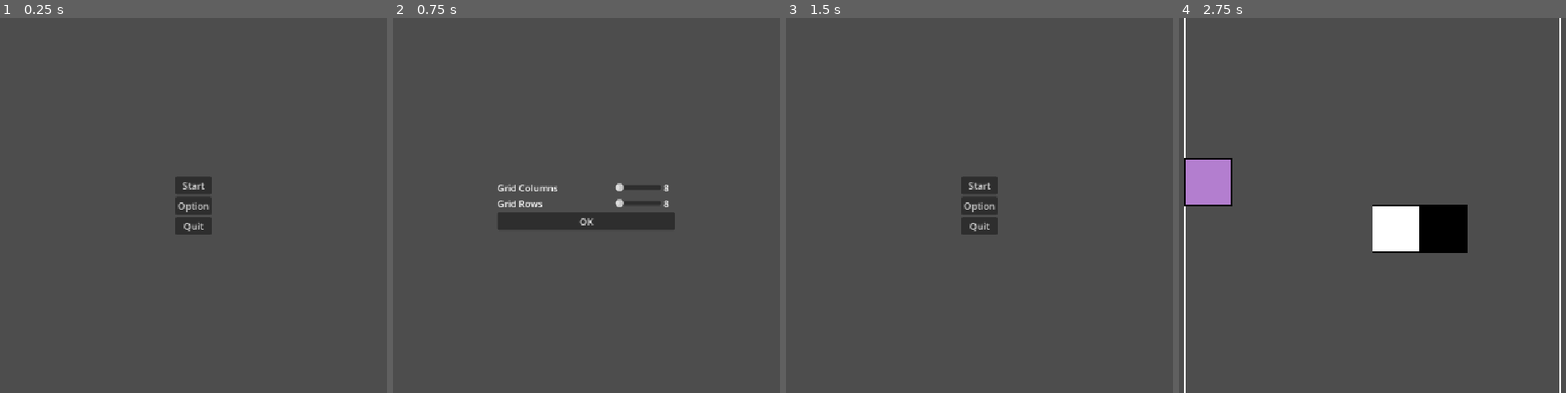
Above: before the commit, frames 1-4 (left to right).
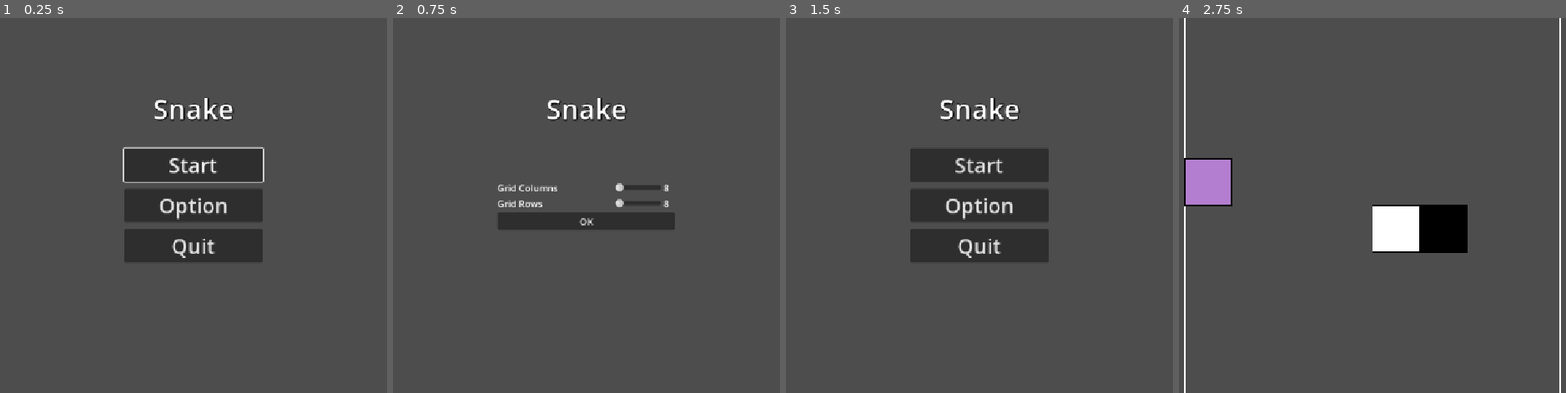
Above: after the commit, the same moments.

Repository: zml9167/snake
Game: Godot game, scene res://scenes/main/main.tscn
The game is run twice, just before and just after one commit, with the same random seed, the same clock (stepped at 60 frames per second) and the same inputs.
Inputs:
- Up to frame 1 (0.25 s): no input
- Up to frame 2 (0.75 s): click "Option" at 0.5 s
- Up to frame 3 (1.5 s): click "OK" at 1.25 s
- Up to frame 4 (2.75 s): click "Start" at 2 s

The runs differ from the first frame. In frame 1, 9.4% of the frame differs, in the area x 31-69%, y 21-66%; in frame 2, 0.6%; in frame 3, 9.1%; in frame 4, nothing differs.

Commit message:
Add controller input and improve main menu
Co-authored-by: Copilot <223556219+Copilot@users.noreply.github.com>

Diff:
--- a/project.godot
+++ b/project.godot
@@ -29,11 +29,20 @@
 
 [input]
 
+ui_accept={
+"deadzone": 0.5,
+"events": [Object(InputEventKey,"resource_local_to_scene":false,"resource_name":"","device":16,"window_id":0,"alt_pressed":false,"shift_pressed":false,"ctrl_pressed":false,"meta_pressed":false,"pressed":false,"keycode":4194309,"physical_keycode":0,"key_label":0,"unicode":0,"location":0,"echo":false,"script":null)
+, Object(InputEventKey,"resource_local_to_scene":false,"resource_name":"","device":16,"window_id":0,"alt_pressed":false,"shift_pressed":false,"ctrl_pressed":false,"meta_pressed":false,"pressed":false,"keycode":4194310,"physical_keycode":0,"key_label":0,"unicode":0,"location":0,"echo":false,"script":null)
+, Object(InputEventKey,"resource_local_to_scene":false,"resource_name":"","device":16,"window_id":0,"alt_pressed":false,"shift_pressed":false,"ctrl_pressed":false,"meta_pressed":false,"pressed":false,"keycode":32,"physical_keycode":0,"key_label":0,"unicode":32,"location":0,"echo":false,"script":null)
+, Object(InputEventJoypadButton,"resource_local_to_scene":false,"resource_name":"","device":-1,"button_index":0,"pressure":0.0,"pressed":true,"script":null)
+]
+}
 move_up={
 "deadzone": 0.2,
 "events": [Object(InputEventKey,"resource_local_to_scene":false,"resource_name":"","device":-1,"window_id":0,"alt_press …(192 unchanged characters)…
 , Object(InputEventKey,"resource_local_to_scene":false,"resource_name":"","device":-1,"window_id":0,"alt_pressed":false …(186 unchanged characters)…
 , Object(InputEventJoypadButton,"resource_local_to_scene":false,"resource_name":"","device":-1,"button_index":11,"pressure":0.0,"pressed":false,"script":null)
+, Object(InputEventJoypadMotion,"resource_local_to_scene":false,"resource_name":"","device":-1,"axis":1,"axis_value":-1.0,"script":null)
 ]
 }
 move_down={
@@ -41,6 +50,7 @@
 "events": [Object(InputEventKey,"resource_local_to_scene":false,"resource_name":"","device":-1,"window_id":0,"alt_press …(192 unchanged characters)…
 , Object(InputEventKey,"resource_local_to_scene":false,"resource_name":"","device":-1,"window_id":0,"alt_pressed":false …(186 unchanged characters)…
 , Object(InputEventJoypadButton,"resource_local_to_scene":false,"resource_name":"","device":-1,"button_index":12,"pressure":0.0,"pressed":false,"script":null)
+, Object(InputEventJoypadMotion,"resource_local_to_scene":false,"resource_name":"","device":-1,"axis":1,"axis_value":1.0,"script":null)
 ]
 }
 move_right={
@@ -48,6 +58,7 @@
 "events": [Object(InputEventKey,"resource_local_to_scene":false,"resource_name":"","device":-1,"window_id":0,"alt_press …(192 unchanged characters)…
 , Object(InputEventKey,"resource_local_to_scene":false,"resource_name":"","device":-1,"window_id":0,"alt_pressed":false …(186 unchanged characters)…
 , Object(InputEventJoypadButton,"resource_local_to_scene":false,"resource_name":"","device":-1,"button_index":14,"pressure":0.0,"pressed":false,"script":null)
+, Object(InputEventJoypadMotion,"resource_local_to_scene":false,"resource_name":"","device":-1,"axis":0,"axis_value":1.0,"script":null)
 ]
 }
 move_left={
@@ -55,10 +66,12 @@
 "events": [Object(InputEventKey,"resource_local_to_scene":false,"resource_name":"","device":-1,"window_id":0,"alt_press …(191 unchanged characters)…
 , Object(InputEventKey,"resource_local_to_scene":false,"resource_name":"","device":-1,"window_id":0,"alt_pressed":false …(186 unchanged characters)…
 , Object(InputEventJoypadButton,"resource_local_to_scene":false,"resource_name":"","device":-1,"button_index":13,"pressure":0.0,"pressed":false,"script":null)
+, Object(InputEventJoypadMotion,"resource_local_to_scene":false,"resource_name":"","device":-1,"axis":0,"axis_value":-1.0,"script":null)
 ]
 }
 speed_up={
 "deadzone": 0.2,
 "events": [Object(InputEventKey,"resource_local_to_scene":false,"resource_name":"","device":-1,"window_id":0,"alt_press …(191 unchanged characters)…
+, Object(InputEventJoypadButton,"resource_local_to_scene":false,"resource_name":"","device":-1,"button_index":0,"pressure":0.0,"pressed":true,"script":null)
 ]
 }
--- a/scenes/game/game.gd
+++ b/scenes/game/game.gd
@@ -8,6 +8,7 @@
 const BOOST_SCALE := 0.5        # 按住加速键时的间隔倍率
 const START_LENGTH := 2         # 初始蛇长
 const MAX_QUEUED_DIRECTIONS := 2 # 最多缓存两次转向，避免快速二连转向丢失
+const MOVE_THRESHOLD := 0.65
 
 @export var food_color: Color = Color(randf(), randf(), randf(), 1.0)
 @export var snake_head_color = Color.BLACK
@@ -22,12 +23,17 @@
 var _snake_nodes: Array[Block]
 var _head_index: int
 var _snake_length: int
-var _direction: Vector2 = Vector2.RIGHT
-var _direction_queue: Array[Vector2] = []
+var _direction := Vector2.RIGHT
+var _direction_queue: Array[Vector2]
+var _direction_index: int = -1
 var _grid: GameGrid
 var _is_game_over: bool = false
 var _start_index: int
 var _last_tail_position: Vector2
+
+
+func _init() -> void:
+	_direction_queue.resize(MAX_QUEUED_DIRECTIONS)
 
 
 func _init_grid() -> void:
@@ -68,8 +74,24 @@
 		return
 
 	var interval := _tick_interval()
-	if is_equal_approx(timer.wait_time, interval) == false:
+	if not is_equal_approx(timer.wait_time, interval):
 		timer.wait_time = interval
+
+	var requested: Vector2 = Input.get_vector("move_left", "move_right", "move_up", "move_down")
+	if requested.is_zero_approx():
+		return
+	if abs(requested.x) > MOVE_THRESHOLD: requested.x = roundf(requested.x)
+	else: requested.x = 0.0
+	if abs(requested.y) > MOVE_THRESHOLD: requested.y = roundf(requested.y)
+	else: requested.y = 0.0
+	var last_direction := _direction
+	if _direction_index >= 0:
+		last_direction = _direction_queue[_direction_index]
+	if requested.is_equal_approx(last_direction) or (requested + last_direction).is_zero_approx():
+		return
+	if _direction_index < MAX_QUEUED_DIRECTIONS - 1:
+		_direction_index += 1
+		_direction_queue[_direction_index] = requested
 
 
 # 当前每步耗时：基础值随蛇长递减，按住加速键再乘倍率，最后夹到下限
@@ -79,35 +101,6 @@
 	if Input.is_action_pressed("speed_up"):
 		interval *= BOOST_SCALE
 	return maxf(interval, MIN_INTERVAL)
-
-
-func _unhandled_input(event: InputEvent) -> void:
-	if _is_game_over:
-		return
-
-	var requested := Vector2.ZERO
-	if event.is_action_pressed("move_left"):
-		requested = Vector2.LEFT
-	elif event.is_action_pressed("move_right"):
-		requested = Vector2.RIGHT
-	elif event.is_action_pressed("move_up"):
-		requested = Vector2.UP
-	elif event.is_action_pressed("move_down"):
-		requested = Vector2.DOWN
-	else:
-		return
-	get_viewport().set_input_as_handled()
-
-	if requested == Vector2.ZERO:
-		return
-
-	var last_direction := _direction
-	if not _direction_queue.is_empty():
-		last_direction = _direction_queue[-1]
-	if requested == last_direction or (requested + last_direction).is_zero_approx():
-		return
-	if _direction_queue.size() < MAX_QUEUED_DIRECTIONS:
-		_direction_queue.push_back(requested)
 
 
 func _draw_boundary():
@@ -206,11 +199,14 @@
 	if _is_game_over:
 		return
 
-	while _direction_queue.is_empty() == false:
-		var next: Vector2 = _direction_queue.pop_front()
-		if (next + _direction).is_zero_approx() == false:
-			_direction = next
-			break
+	while _direction_index >= 0:
+		var next: Vector2 = _direction_queue[_direction_index]
+		_direction_index -= 1
+		if is_zero_approx(_direction.x) and not is_zero_approx(next.x):
+			_direction = Vector2(next.x, 0)
+		elif is_zero_approx(_direction.y) and not is_zero_approx(next.y):
+			_direction = Vector2(0, next.y)
+		break
 
 	var head = _update_snake_head()
 	if food.position.is_equal_approx(head.position):
--- a/scenes/game/game.tscn
+++ b/scenes/game/game.tscn
@@ -5,7 +5,6 @@
 
 [node name="Game" type="Node2D" unique_id=1497943344]
 script = ExtResource("1_sul5r")
-self_collision = null
 
 [node name="Timer" type="Timer" parent="." unique_id=1241425371]
 
--- a/scenes/main/main.gd
+++ b/scenes/main/main.gd
@@ -1,9 +1,14 @@
-extends Node
+extends Control
 
 @export var config: GameConfig
 
-@onready var button_group: VBoxContainer = $Control/ButtonGroup
-@onready var options: VBoxContainer = $Control/Options
+@onready var options: VBoxContainer = $Options
+@onready var button_group: VBoxContainer = $ButtonGroup
+@onready var start: Button = $ButtonGroup/Start
+
+
+func _ready() -> void:
+	start.grab_focus()
 
 
 func _on_start_pressed() -> void:
--- a/scenes/main/main.tscn
+++ b/scenes/main/main.tscn
@@ -2,47 +2,71 @@
 
 [ext_resource type="Script" uid="uid://butg5tr3c3ek0" path="res://scenes/main/main.gd" id="1_am8c5"]
 [ext_resource type="PackedScene" uid="uid://dtdprg0nnvtjs" path="res://scenes/main/options.tscn" id="2_iuonh"]
-[ext_resource type="Resource" uid="uid://bbvo6oqv6aw0x" path="res://resourse/data/game_config.tres" id="2_k2fmo"]
 
-[node name="Main" type="Node" unique_id=1900588563]
-script = ExtResource("1_am8c5")
-config = ExtResource("2_k2fmo")
+[sub_resource type="LabelSettings" id="LabelSettings_iuonh"]
+font_size = 48
+outline_size = 2
+outline_color = Color(0, 0, 0, 1)
+shadow_size = 4
+shadow_color = Color(0, 0, 0, 1)
 
-[node name="Control" type="Control" parent="." unique_id=1450510885]
+[node name="Main" type="Control" unique_id=1450510885]
 layout_mode = 3
 anchors_preset = 15
 anchor_right = 1.0
 anchor_bottom = 1.0
 grow_horizontal = 2
 grow_vertical = 2
+script = ExtResource("1_am8c5")
 
-[node name="ButtonGroup" type="VBoxContainer" parent="Control" unique_id=47054622]
+[node name="Label" type="Label" parent="." unique_id=1377003402]
 layout_mode = 1
 anchors_preset = 8
 anchor_left = 0.5
 anchor_top = 0.5
 anchor_right = 0.5
 anchor_bottom = 0.5
-offset_left = -29.0
-offset_top = -33.0
-offset_right = 29.0
-offset_bottom = 33.0
+offset_left = -70.0
+offset_top = -201.0
+offset_right = 70.0
+offset_bottom = -134.0
 grow_horizontal = 2
 grow_vertical = 2
+text = "Snake"
+label_settings = SubResource("LabelSettings_iuonh")
 
-[node name="Start" type="Button" parent="Control/ButtonGroup" unique_id=445835826]
+[node name="ButtonGroup" type="VBoxContainer" parent="." unique_id=47054622]
+custom_minimum_size = Vector2(240, 0)
+layout_mode = 1
+anchors_preset = 8
+anchor_left = 0.5
+anchor_top = 0.5
+anchor_right = 0.5
+anchor_bottom = 0.5
+offset_left = -80.0
+offset_top = -99.0
+offset_right = 80.0
+offset_bottom = 99.0
+grow_horizontal = 2
+grow_vertical = 2
+theme_override_constants/separation = 12
+
+[node name="Start" type="Button" parent="ButtonGroup" unique_id=445835826]
 layout_mode = 2
+theme_override_font_sizes/font_size = 36
 text = "Start"
 
-[node name="Option" type="Button" parent="Control/ButtonGroup" unique_id=335468941]
+[node name="Option" type="Button" parent="ButtonGroup" unique_id=335468941]
 layout_mode = 2
+theme_override_font_sizes/font_size = 36
 text = "Option"
 
-[node name="Quit" type="Button" parent="Control/ButtonGroup" unique_id=264981542]
+[node name="Quit" type="Button" parent="ButtonGroup" unique_id=264981542]
 layout_mode = 2
+theme_override_font_sizes/font_size = 36
 text = "Quit"
 
-[node name="Options" parent="Control" unique_id=189374625 instance=ExtResource("2_iuonh")]
+[node name="Options" parent="." unique_id=189374625 instance=ExtResource("2_iuonh")]
 visible = false
 layout_mode = 1
 anchors_preset = 8
@@ -57,7 +81,7 @@
 grow_horizontal = 2
 grow_vertical = 2
 
-[connection signal="pressed" from="Control/ButtonGroup/Start" to="." method="_on_start_pressed"]
-[connection signal="pressed" from="Control/ButtonGroup/Option" to="." method="_on_option_pressed"]
-[connection signal="pressed" from="Control/ButtonGroup/Quit" to="." method="_on_quit_pressed"]
-[connection signal="options_hide" from="Control/Options" to="." method="_on_options_options_hide"]
+[connection signal="pressed" from="ButtonGroup/Start" to="." method="_on_start_pressed"]
+[connection signal="pressed" from="ButtonGroup/Option" to="." method="_on_option_pressed"]
+[connection signal="pressed" from="ButtonGroup/Quit" to="." method="_on_quit_pressed"]
+[connection signal="options_hide" from="Options" to="." method="_on_options_options_hide"]
